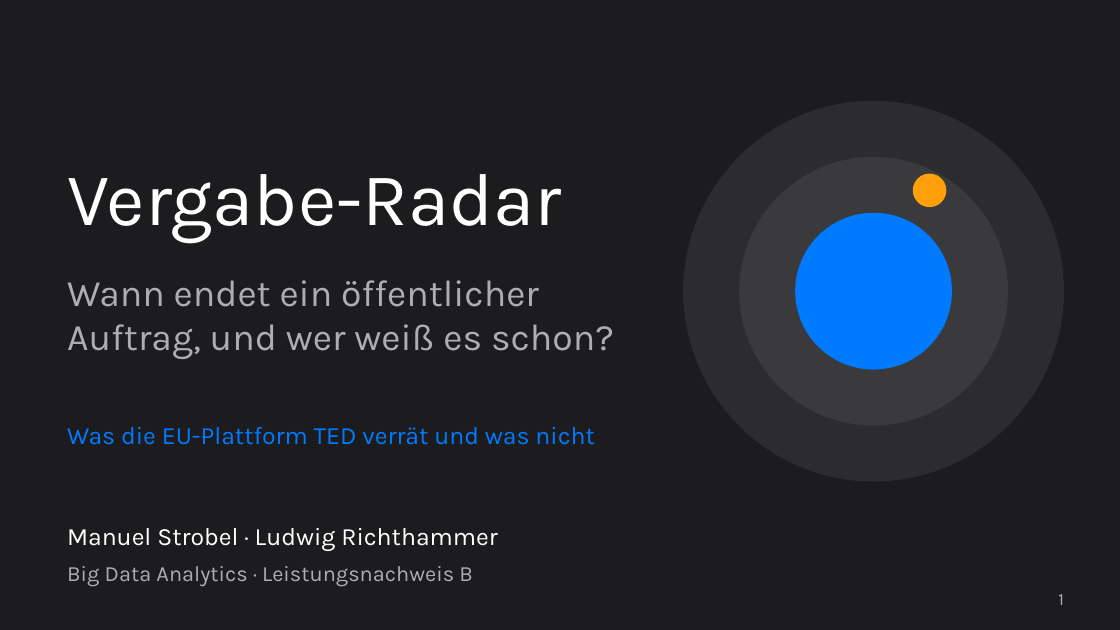
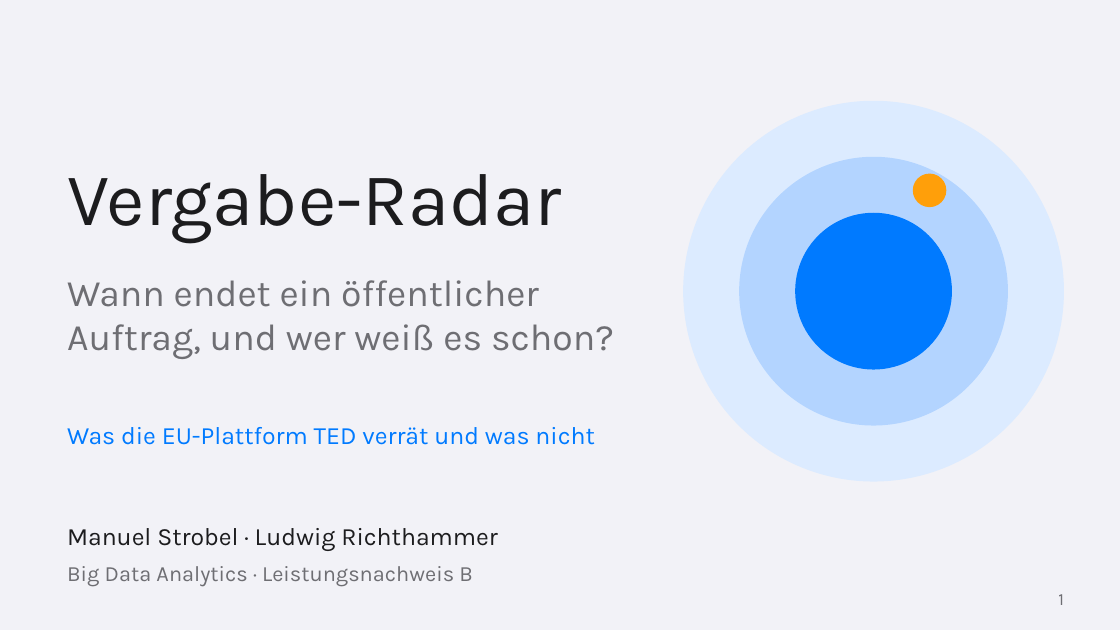
Before and after one commit to ludwigrichthammer9-web/vergabe_radar, a slide deck: slide 1 of docs/vortrag/vortrag_vergabe_radar.pptx. Drawn at 1120x630 pixels with LibreOffice and Linux fonts; fonts in the diff are those of the drawing. Boxes give left, top, right and bottom in pixels: in the first picture for what was removed or moved away, otherwise in the second. Text is boxed around its words. In the diff, an @@ line names an element or a change of style, - is before the commit and + after.

```diff
--- a/docs/vortrag/vortrag_vergabe_radar.pptx
+++ b/docs/vortrag/vortrag_vergabe_radar.pptx
@@ background #1C1C1E to #F2F2F7 @@
@@ ellipse at (683,101,1064,482): fill #2C2C2E to #DCEBFF @@
@@ text "Vergabe-Radar" at (67,174,561,243): text colour #FFFFFF to #1C1C1E @@
@@ ellipse at (739,157,1008,426): fill #3A3A3C to #B3D4FF @@
@@ text "Manuel Strobel · Ludwig Richthammer" at (67,528,497,551): text colour #FFFFFF to #1C1C1E @@
@@ text colour #AEAEB2 to #6E6E73 in 3 elements at (1058,594,1064,605), (67,280,614,359), (67,566,473,587) @@
```
Also in this commit, not shown: 1 other slide changed, 1 other file.
